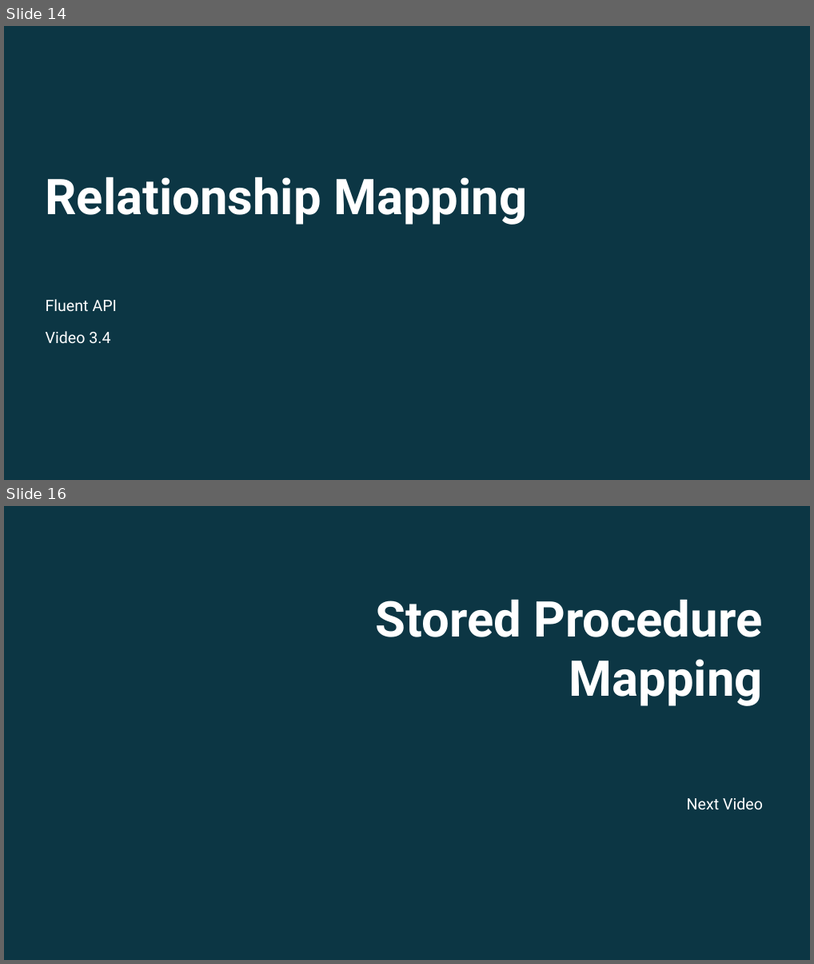
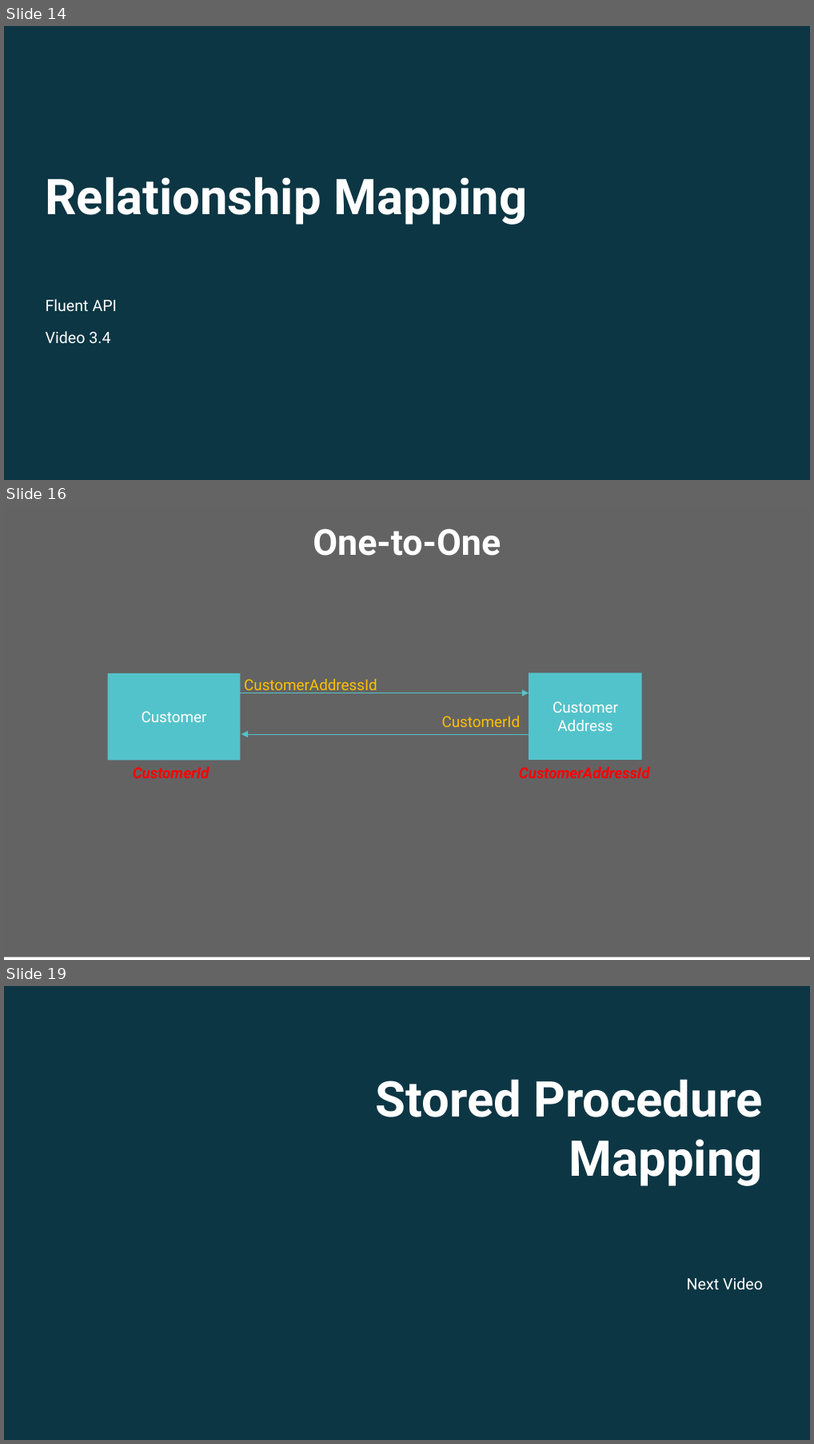
Before and after one commit to ec-council-learning/Entity-Fundamentals-Using-.NET-6, a slide deck: Sections/Section 3/Entity Fundamentals Using .NET 6_Section 3.pptx. Shown one above the other, each under a label of ours: slides 14 and 16 before the commit, slides 14, 16 and 19 after it; the slides between them are not shown. The pictures are 814x964 and 814x1444 pixels, drawn with LibreOffice and Linux fonts; fonts in the diff are those of the drawing; background and template pictures are left out; a plain dark background stands for a picture behind light text. Boxes give left, top, right and bottom in pixels: in the first picture for what was removed or moved away, otherwise in the second. Text is boxed around its words. In the diff, an @@ line names an element or a change of style, - is before the commit and + after.

```diff
--- a/Sections/Section 3/Entity Fundamentals Using .NET 6_Section 3.pptx
+++ b/Sections/Section 3/Entity Fundamentals Using .NET 6_Section 3.pptx
@@ slide 16 added at [4,506,810,960], background picture (left out) @@
@@ rectangle added at [4,506,810,956], fill #3C3C3C at 80% opacity @@
@@ text added at [313,528,501,556], 32 pt, text #FFFFFF, bold @@
+One-to-One
@@ rectangle added at [108,673,240,760], fill #53C3CB, 13.5 pt, text #FFFFFF @@
+Customer
@@ rectangle added at [529,673,642,760], fill #53C3CB, 13.5 pt, text #FFFFFF @@
+Customer Address
@@ arrow added from (240, 693) to (529, 693), #53C3CB 0.5 pt @@
@@ text added at [244,679,378,693], 13.5 pt, text #FFC000 @@
+CustomerAddressId
@@ text added at [442,716,521,727], 13.5 pt, text #FFC000 @@
+CustomerId
@@ arrow added from (529, 734) to (241, 734), #53C3CB 0.5 pt @@
@@ text added at [133,767,210,778], 13.5 pt, text #FF0000, bold, italic @@
+CustomerId
@@ text added at [519,767,650,778], 13.5 pt, text #FF0000, bold, italic @@
+CustomerAddressId
@@ what was slide 16 is now slide 19 @@
```
Also in this commit, not shown: 3 slides changed, 2 other slides added, 26 other files.
